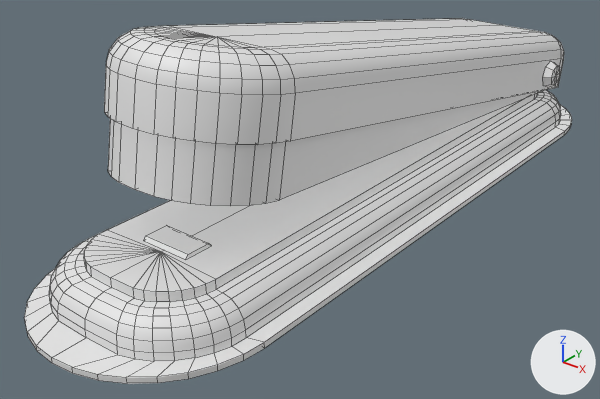
The FBX model Assets/Models/Environment/Stapler.fbx as it was, and as the next commit left it.
One viewpoint serves both versions: a 50 mm lens placed at (0.1038, -0.2388, 0.0867), pointed at (-0.0046, -0.1033, 0.0026). Every picture has the same lights, and +X, +Y and +Z are marked at lower right. Mesh edges are drawn as thin lines. Where no turn or scale is listed for an object, it has been applied to the vertices.

In view in the first picture: 'Stapler'.
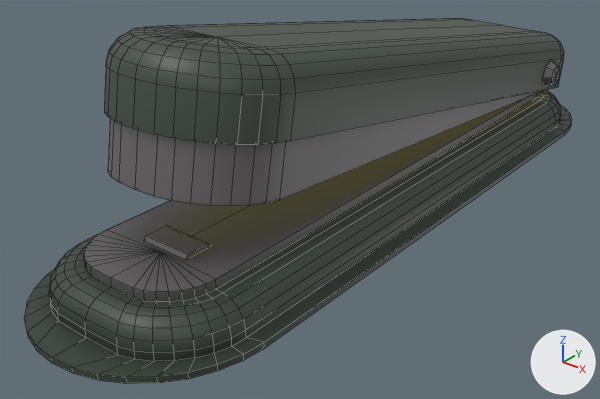
Boxes [x1, y1, x2, y2] around the edits, measured in the pictures (600 x 399 px):
'Stapler', surface changed: [24, 18, 572, 384] in both

The change, as a list of edits to the scene's bpy script:
```text
Add img_stapler_stapler_normal_png:
    img_stapler_stapler_normal_png = load_image('Stapler_Stapler_Normal.png', 'Materials/Stapler_Stapler_Normal.png', 512, 512, 'Non-Color')
Add img_stapler_stapler_diffuse_png:
    img_stapler_stapler_diffuse_png = load_image('Stapler_Stapler_Diffuse.png', 'Materials/Stapler_Stapler_Diffuse.png', 512, 512, 'sRGB')
Change mat_stapler:
    add n2 = _N.new('ShaderNodeTexImage'); n2.name = 'Image Texture'
    add n2.image = img_stapler_stapler_diffuse_png
    add n3 = _N.new('ShaderNodeTexImage'); n3.name = 'Image Texture.001'
    add n3.image = img_stapler_stapler_normal_png
    add n4 = _N.new('ShaderNodeNormalMap'); n4.name = 'Normal Map'
    where n0 = _N.new('ShaderNodeBsdfPrincipled'); n0.name = 'Principled BSDF'
    add _L.new(n2.outputs[0], n0.inputs[0])  # 'Color' to 'Base Color'
    add _L.new(n3.outputs[0], n4.inputs[1])  # 'Color' to 'Color'
    add _L.new(n4.outputs[0], n0.inputs[5])  # 'Normal' to 'Normal'
```
